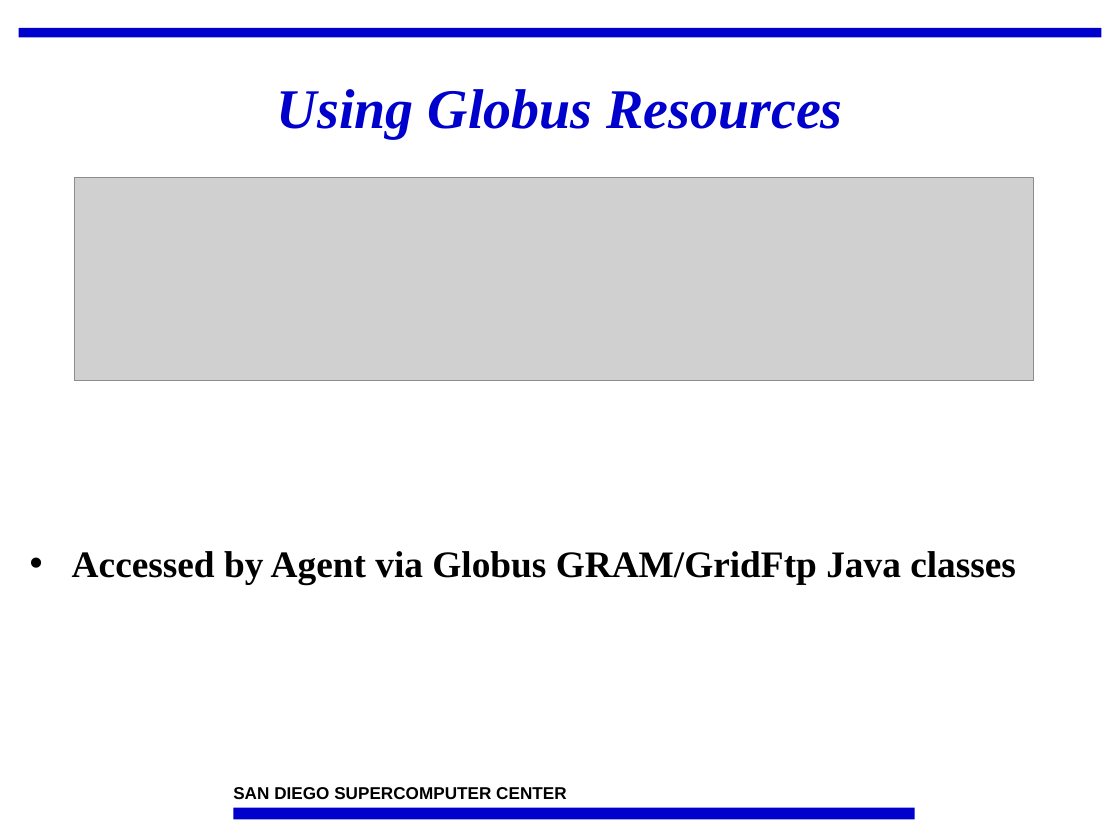
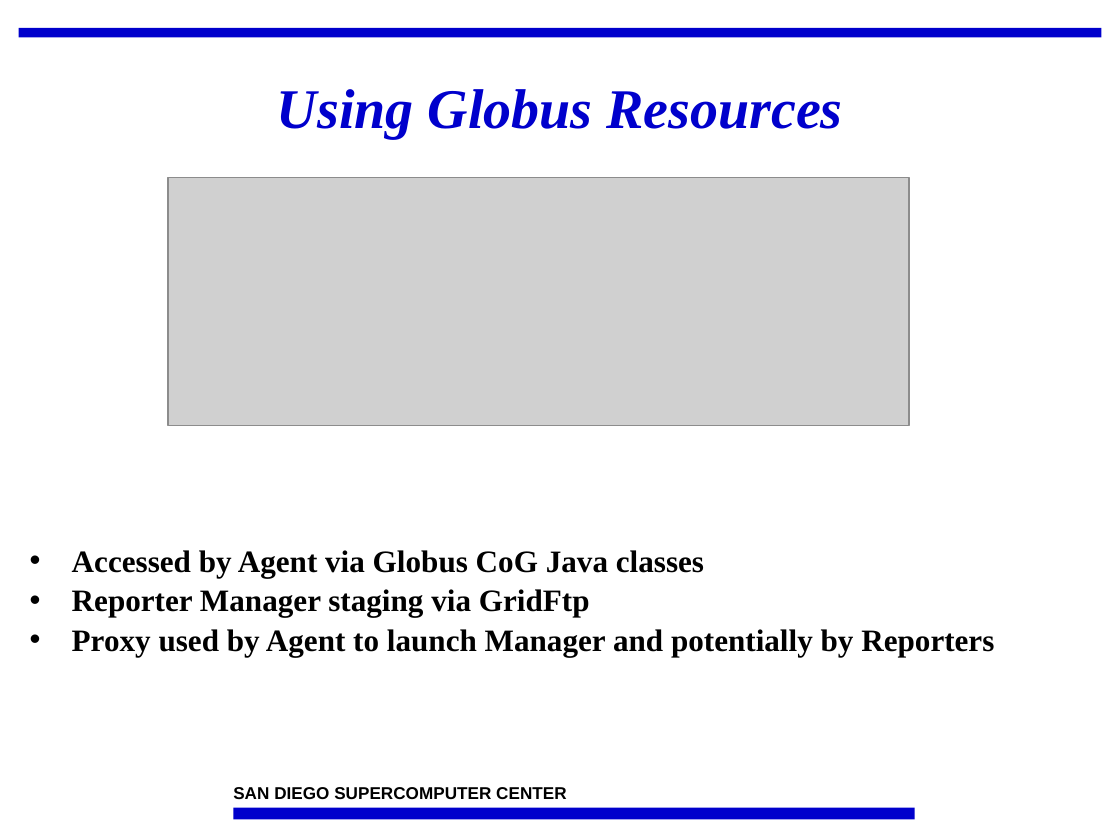
Before and after one commit to IncaProject/inca-xsede, a slide deck: slide 12 of talks/feb-06-workshop/incat.ppt (slide 11 before the commit). Drawn at 1120x840 pixels with LibreOffice and Linux fonts; fonts in the diff are those of the drawing; grey boxes stand for pictures; background and template pictures are left out. Boxes give left, top, right and bottom in pixels: in the first picture for what was removed or moved away, otherwise in the second. Text is boxed around its words. In the diff, an @@ line names an element or a change of style, - is before the commit and + after.

```diff
--- a/talks/feb-06-workshop/incat.ppt
+++ b/talks/feb-06-workshop/incat.ppt
@@ picture: place and size @@
-picture at <box>75,177,1034,380</box>
+picture at <box>168,177,909,426</box>
@@ text at <box>72,550,994,656</box>: text changed; size 24 to 20 pt @@
-• Accessed by Agent via Globus GRAM/GridFtp Java classes
+• Accessed by Agent via Globus CoG Java classes
+• Reporter Manager staging via GridFtp
+• Proxy used by Agent to launch Manager and potentially by Reporters
```
Also in this commit, not shown: 6 other slides changed, 2 slides added.
